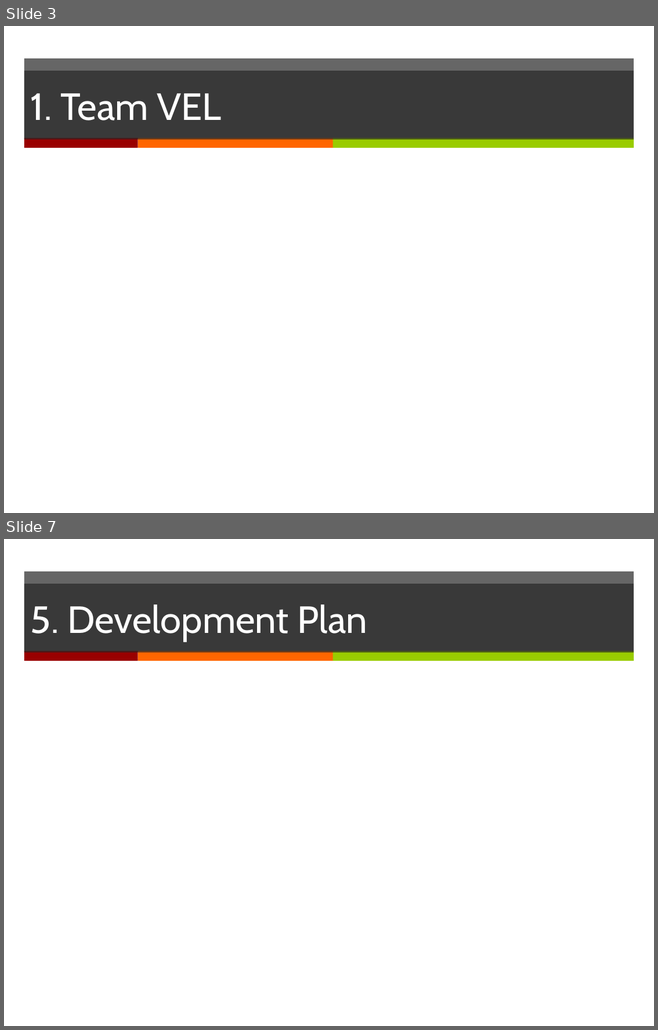
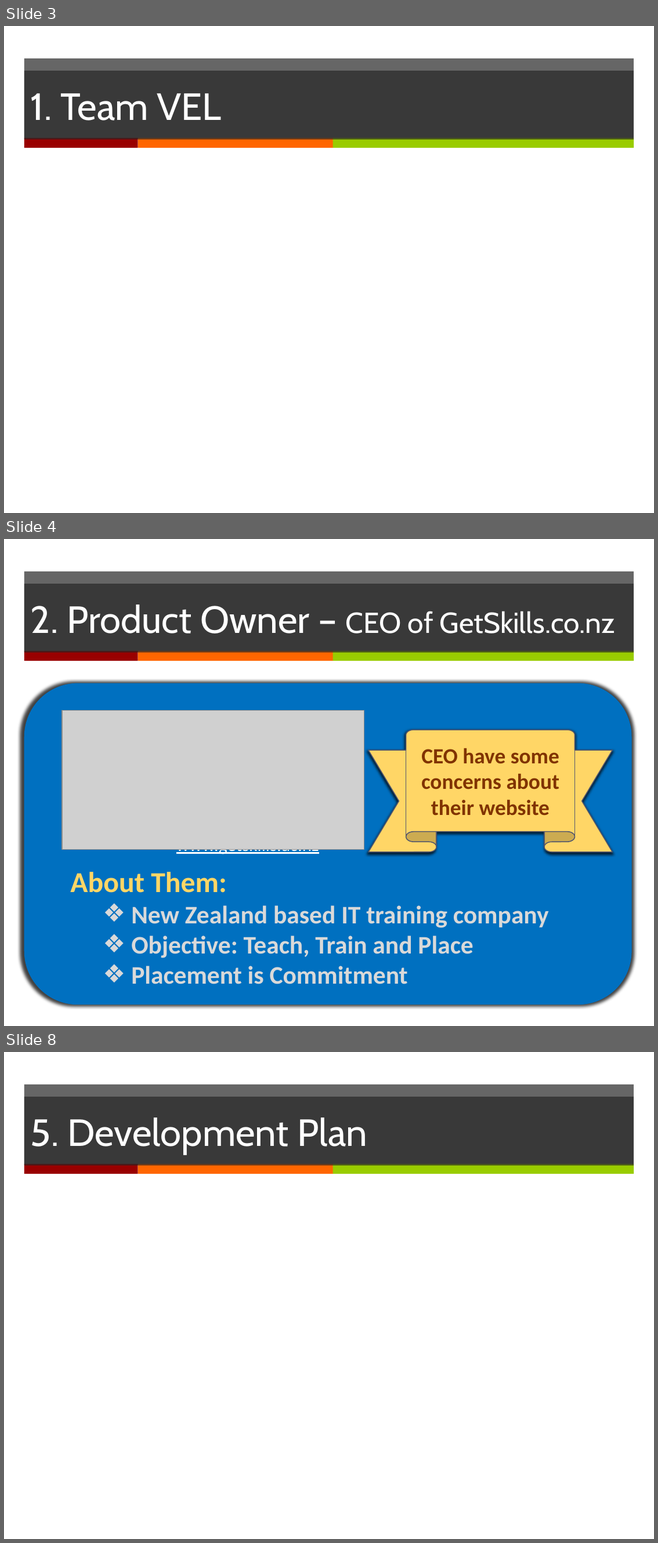
Before and after one commit to yadwinds/761_VEL, a slide deck: PCB/02 Plans & Actuals/2.1_Project Plan/Project Plan_(presentation)v0.1.pptx. Shown one above the other, each under a label of ours: slides 3 and 7 before the commit, slides 3, 4 and 8 after it; the slides between them are not shown. The pictures are 658x1030 and 658x1543 pixels, drawn with LibreOffice and Linux fonts; fonts in the diff are those of the drawing; grey boxes stand for pictures. Boxes give left, top, right and bottom in pixels: in the first picture for what was removed or moved away, otherwise in the second. Text is boxed around its words. In the diff, an @@ line names an element or a change of style, - is before the commit and + after.

```diff
--- a/PCB/02 Plans & Actuals/2.1_Project Plan/Project Plan_(presentation)v0.1.pptx
+++ b/PCB/02 Plans & Actuals/2.1_Project Plan/Project Plan_(presentation)v0.1.pptx
@@ slide 4 added at [4, 539, 654, 1026], background #FFFFFF; not listed: 4 template elements that a slide beside it also shows @@
@@ title added at [24, 584, 633, 653], fill #262626 at 70% opacity, 32 pt, text #FFFFFF @@
+2. Product Owner – CEO of GetSkills.co.nz
@@ rounded rectangle added at [24, 683, 632, 1005], fill #0070C0, 20 pt, text #FFFFFF, underline @@
+www.getskills.ac.nz
@@ picture added at [62, 711, 364, 849] @@
@@ ribbon added at [368, 730, 612, 852], fill #FFD666, outline #53576D 1 pt, 24 pt, text #803300, bold @@
+CEO have some concerns about their website
@@ text added at [70, 872, 549, 984], 28 pt, text #D9D9D9, bold @@
+About Them:
+  ❖ New Zealand based IT training company
+  ❖ Objective: Teach, Train and Place
+  ❖ Placement is Commitment
@@ what was slide 7 is now slide 8 @@
```
Also in this commit, not shown: 2 slides changed, 2 other slides added, 2 slides removed, 1 other file.
